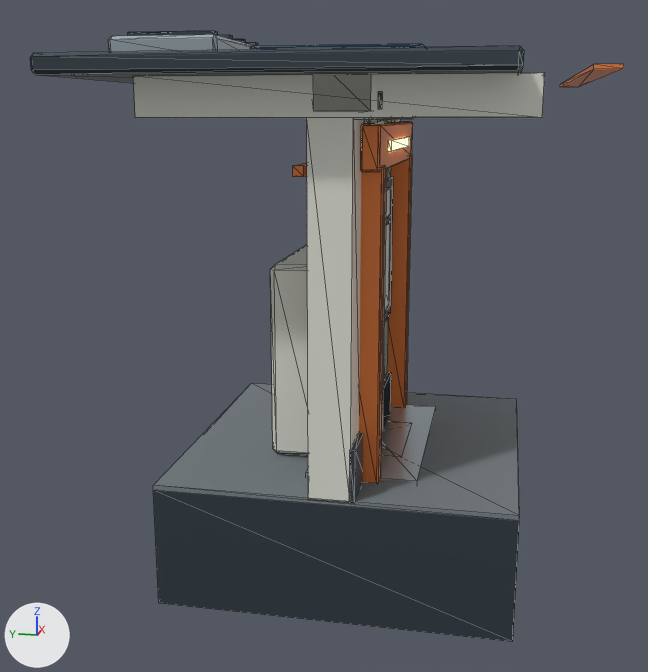
What one commit did to the glTF model lunar-art-test/game/assets/habitat-kit.glb.
Before and after are seen from a 50 mm camera at (-5.4, -0.85, 2.13) aimed at (-0.08, 0.21, 0.8). The lights are fixed; the arrows at lower left show +X, +Y and +Z. The first picture is the older version. Mesh edges are drawn as thin lines.

Before the edit, the objects in view are built like this:
```python
me_cube_098 = bpy.data.meshes.new('Cube.098')
me_cube_098.from_pydata(...)  # a box spanning x -1.0..1.0, y -1.0..1.0, z 2.12..2.32
me_cube_098.materials.append(mat_lunar___ceramic_ivory)  # white #e5e6db
me_cube_099 = bpy.data.meshes.new('Cube.099')
me_cube_099.from_pydata(...)  # 32 vertices, 56 faces; spans x -1.0..1.0, y -0.25..0.12, z 2.11..2.45
# faces by material slot: [44, 12]
me_cube_099.materials.append(mat_lunar___ceramic_ivory)  # white #e5e6db
me_cube_099.materials.append(mat_lunar___graphite_structure)  # greyish blue #3c4850
me_cube_104 = bpy.data.meshes.new('Cube.104')
me_cube_104.from_pydata(...)  # 96 vertices, 160 faces; spans x -1.3..1.3, y -1.31..1.4, z 2.32..2.58
# faces by material slot: [92, 44, 12, 12]
me_cube_104.materials.append(mat_lunar___graphite_structure)  # greyish blue #3c4850
me_cube_104.materials.append(mat_lunar___brushed_stainless)  # pale blue #b8c7ce
me_cube_104.materials.append(mat_lunar___photovoltaic_blue_black)  # dark blue #24425b
me_cube_104.materials.append(mat_lunar___burnt_orange_safety)  # orange #e77e3c
ob_roof_002 = bpy.data.objects.new('Roof.002', me_cube_098)
ob_roof_002.location = (0.0, 0.0, 0.0)
ob_roofedge = bpy.data.objects.new('RoofEdge', me_cube_099)
ob_roofedge.location = (0.0, 0.0, 0.0)
ob_roofmodule = bpy.data.objects.new('RoofModule', me_cube_104)
ob_roofmodule.location = (0.0, 0.0, 0.0)
# also in view: 'Cabinet' at (0.0, 0.31, 1.01); 'Airlock' at (0.0, -0.19, 1.17); 'Floor' at (0.0, 0.0, -0.23)
```
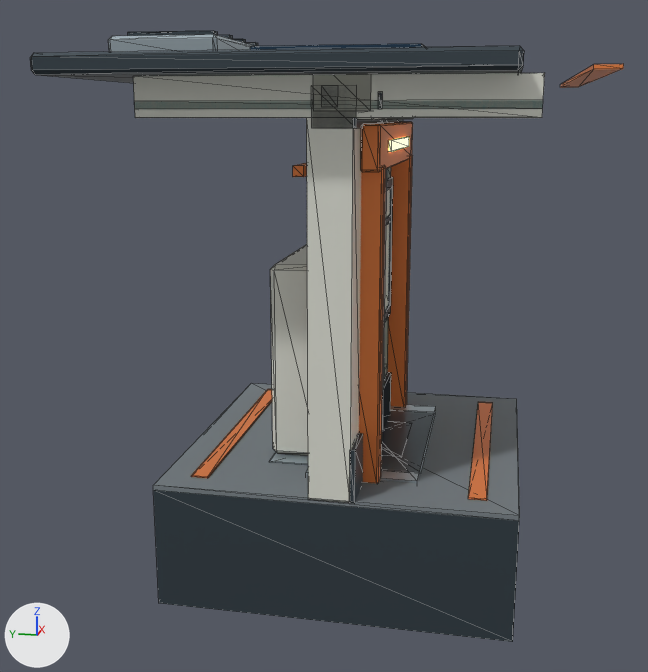
What differs and where, as boxes (x1, y1, x2, y2) in the pictures (648 x 672 px):
'AirlockFloor', added: after (191, 389, 493, 501)
    faces in mat_lunar___burnt_orange_safety (orange #e77e3c): (191, 389, 493, 501)
    faces in mat_lunar___brushed_stainless (pale blue #b8c7ce): (269, 410, 436, 474)
'GlassRoof', added: after (135, 86, 543, 110)
    faces in mat_lunar___greenhouse_glazing (cyan #bce5e2): (135, 100, 543, 110)
'GlassRoofEdge', added: after (311, 86, 403, 129)

The change, as a diff of the scene's bpy script:
```diff
--- a/lunar-art-test/game/assets/habitat-kit.glb.py
+++ b/lunar-art-test/game/assets/habitat-kit.glb.py
@@ mat_lunar___greenhouse_glazing @@
+mat_lunar___greenhouse_glazing = principled_material('Lunar • greenhouse glazing')
+mat_lunar___greenhouse_glazing.base_color = (0.5, 0.78, 0.76)  # cyan #bce5e2
+mat_lunar___greenhouse_glazing.metallic = 0.1
+mat_lunar___greenhouse_glazing.roughness = 0.06
@@ me_cube_130 @@
+me_cube_130.from_pydata(...)  # a box spanning x -1.0..1.0, y -0.13..0.09, z 2.07..2.27
+me_cube_130.materials.append(mat_lunar___graphite_structure)  # greyish blue #3c4850
@@ me_cube_124 @@
+me_cube_124.from_pydata(...)  # a box spanning x -1.0..1.0, y -1.0..1.0, z 2.16..2.2, material slot 0; a box spanning x -1.0..1.0, y -0.04..0.04, z 2.17..2.27, material slot 1; a box spanning x -0.04..0.04, y -1.0..1.0, z 2.17..2.27, material slot 1
+me_cube_124.materials.append(mat_lunar___greenhouse_glazing)  # cyan #bce5e2
+me_cube_124.materials.append(mat_lunar___graphite_structure)  # greyish blue #3c4850
@@ me_cube_131 @@
+me_cube_131.from_pydata(...)  # 24 vertices, 36 faces; spans x -0.85..0.85, y -0.83..0.83, z 0.13..0.14
+# faces by material slot: [24, 12]
+me_cube_131.materials.append(mat_lunar___burnt_orange_safety)  # orange #e77e3c
+me_cube_131.materials.append(mat_lunar___brushed_stainless)  # pale blue #b8c7ce
@@ ob_glassroofedge @@
+ob_glassroofedge = bpy.data.objects.new('GlassRoofEdge', me_cube_130)
+ob_glassroofedge.location = (0.0, 0.0, 0.0)
@@ ob_glassroof @@
+ob_glassroof = bpy.data.objects.new('GlassRoof', me_cube_124)
+ob_glassroof.location = (0.0, 0.0, 0.0)
@@ ob_airlockfloor @@
+ob_airlockfloor = bpy.data.objects.new('AirlockFloor', me_cube_131)
+ob_airlockfloor.location = (0.0, 0.0, 0.0)
```
